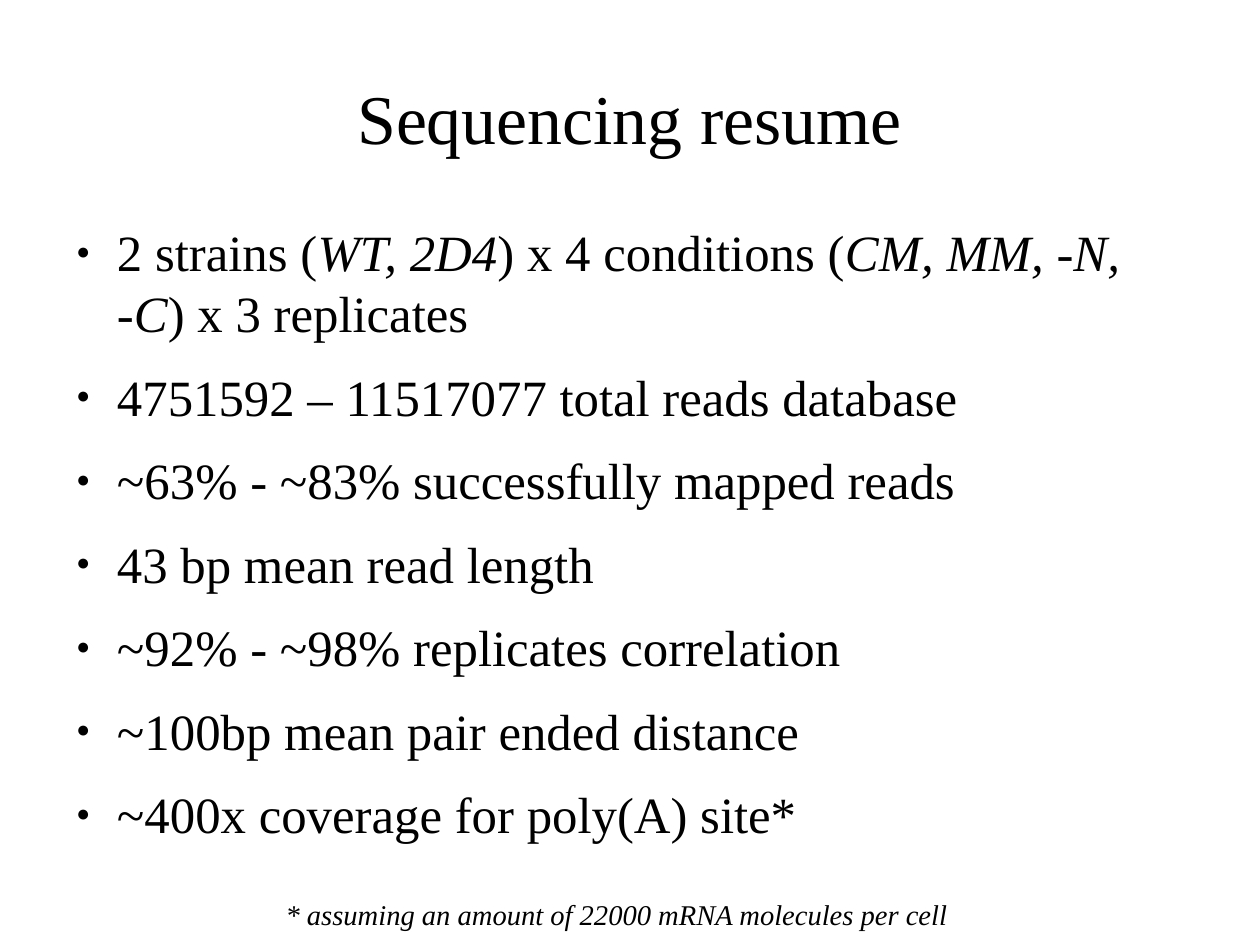
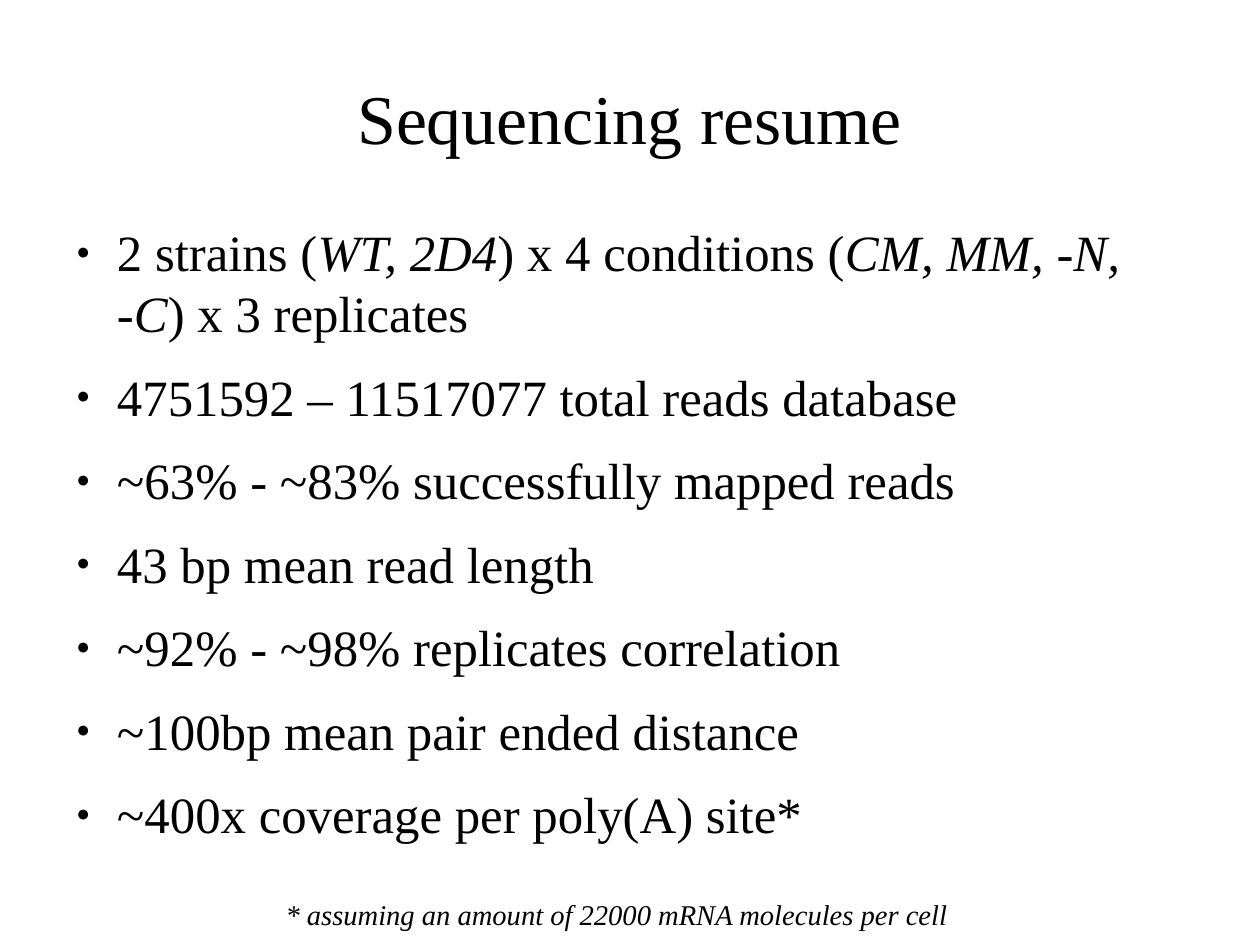
Before and after one commit to wilkinsonlab/m-oryzae-polya, a slide deck: slide 1 of doc/oryzae_presentation.odp. Drawn at 1260x945 pixels with LibreOffice and Linux fonts; fonts in the diff are those of the drawing. Boxes give left, top, right and bottom in pixels: in the first picture for what was removed or moved away, otherwise in the second. Text is boxed around its words. In the diff, an @@ line names an element or a change of style, - is before the commit and + after.

```diff
--- a/doc/oryzae_presentation.odp
+++ b/doc/oryzae_presentation.odp
@@ text at (117,797,802,844): text changed @@
-● ~400x coverage for poly(A) site*
+● ~400x coverage per poly(A) site*
```
Also in this commit, not shown: 15 other slides changed, 3 slides added, 1 slide removed, 4 other files.
